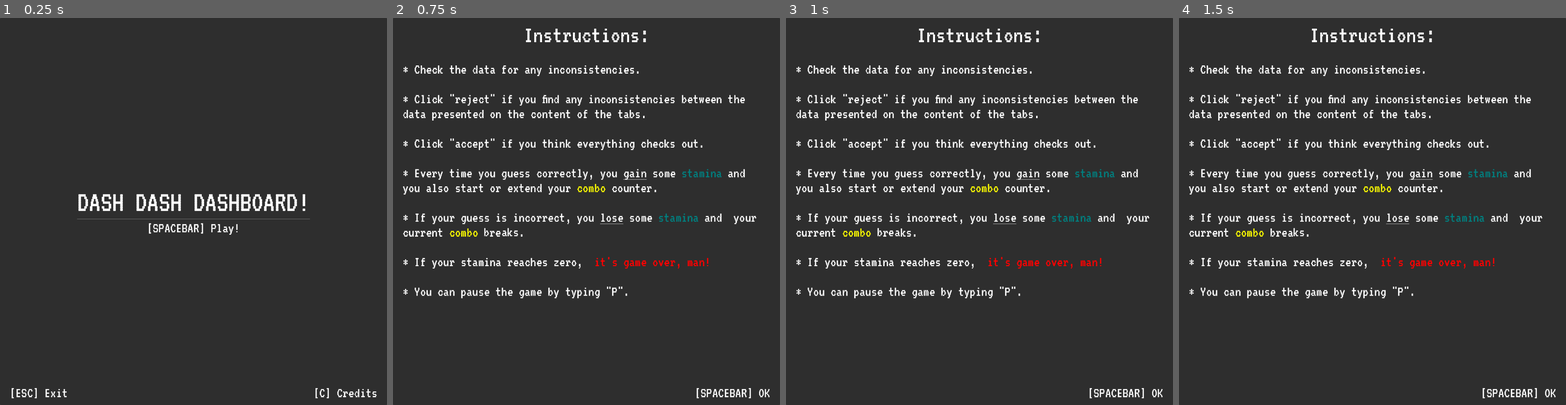
Above: before the commit, frames 1-4 (left to right).
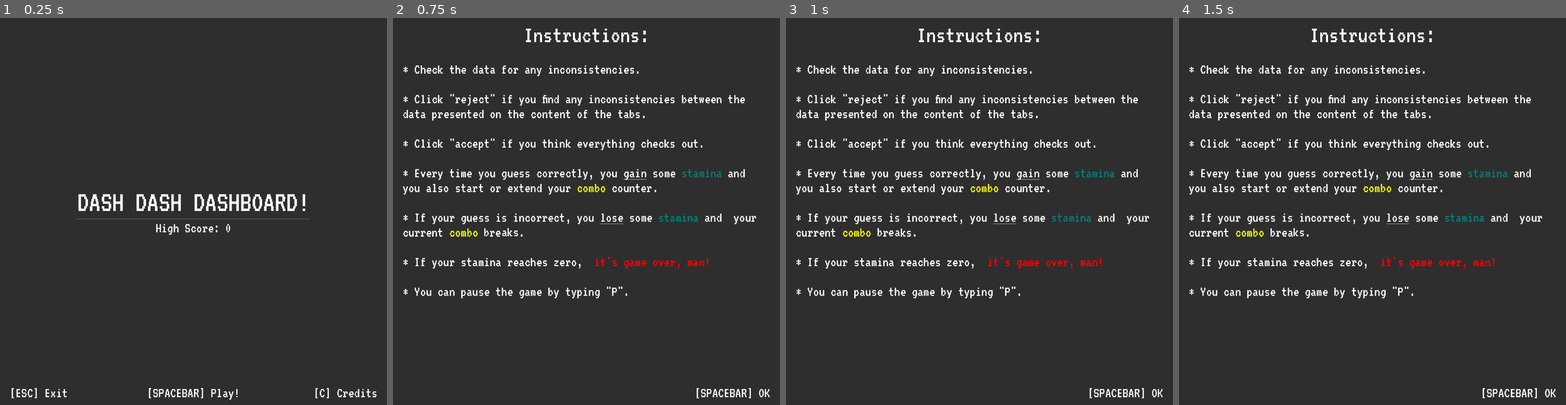
Above: after the commit, the same moments.

Repository: pyramid-seph/dash_dash_dashboard
Game: Godot game, scene res://scenes/Game.tscn
The game is run twice, just before and just after one commit, with the same random seed, the same clock (stepped at 60 frames per second) and the same inputs.
Inputs:
- Up to frame 1 (0.25 s): no input
- Up to frame 2 (0.75 s): tap Enter at 0.5 s; hold Space (accept) from 0.53 s (still down)
- Up to frame 3 (1 s): keep holding Space (accept)
- Up to frame 4 (1.5 s): release Space (accept) at 1.28 s; tap C (show_credits) at 1.35 s

The runs differ from the first frame. In frame 1, 0.5% of the frame differs, in the area x 38-62%, y 53-99%; in frame 2, nothing differs; in frame 3, nothing differs; in frame 4, nothing differs.

Commit message:
Save hi score on a local file

Diff:
--- /dev/null
+++ b/autoload/GameData.gd
@@ -0,0 +1,50 @@
+extends Node
+
+
+const SAVE_GAME_PATH: String = "user://game_data.json"
+const VERSION: int = 1
+
+
+var hi_score: int = 0
+
+
+func _init() -> void:
+	_load()
+
+
+func file_exists() -> bool:
+	return FileAccess.file_exists(SAVE_GAME_PATH)
+
+
+func ensure_file_exist() -> void:
+	if not file_exists(): save()
+
+
+func _load() -> void:
+	ensure_file_exist()
+
+	var file = FileAccess.open(SAVE_GAME_PATH, FileAccess.READ)
+	if not file:
+		var error = FileAccess.get_open_error()
+		print("Error while accesing save data: %s" % error)
+		return
+
+	var json_string := file.get_as_text()
+	var data = JSON.parse_string(json_string)
+	hi_score = data.hi_score
+
+
+func save() -> void:
+	var file = FileAccess.open(SAVE_GAME_PATH, FileAccess.WRITE)
+	if not file:
+		var error = FileAccess.get_open_error()
+		print("Error while accesing save data: %s" % error)
+		return
+
+	var data := {
+		"version": VERSION,
+		"hi_score": hi_score,
+	}
+
+	var json_string := JSON.stringify(data)
+	file.store_string(json_string)
--- a/project.godot
+++ b/project.godot
@@ -107,6 +107,7 @@
 
 Utils="*res://autoload/Utils.gd"
 SfxManager="*res://autoload/SfxManager.gd"
+GameData="*res://autoload/GameData.gd"
 
 [display]
 
--- a/scenes/Game.gd
+++ b/scenes/Game.gd
@@ -42,4 +42,5 @@
 
 
 func _ready():
+	hi_score = GameData.hi_score
 	state_machine.start(self)
--- a/scenes/GameOverState.gd
+++ b/scenes/GameOverState.gd
@@ -5,6 +5,8 @@
 	var bonus_points = int(game.max_combo * game.max_combo_multiplier * game.base_bonus_points)
 	var old_score = game.score
 	game.score += bonus_points
+	GameData.hi_score = game.hi_score
+	GameData.save()
 	game.gameplay_gui.show_results(game.max_combo, game.max_combo_multiplier, bonus_points, game.score, old_score, game.base_bonus_points)
 
 
--- a/scenes/GameplayGui.gd
+++ b/scenes/GameplayGui.gd
@@ -22,6 +22,7 @@
 @onready var start_delay_container := %StartDelayContainer
 @onready var challenge_tabs := %ChallengeTabs as TabContainer
 @onready var credits_container := $CreditsContainer
+@onready var hi_score_label := %HiScoreLabel as Label
 
 
 var request_challenge: RequestChallenge:
@@ -38,6 +39,10 @@
 			curp_query_tab.populate(value.person_data_source, value.curp_query_person)
 			user_data_tab.populate(value.person_data_source, value.original_person)
 			proof_of_life_tab.populate(value.person_data_source, value.proof_of_life_person)
+
+
+func update_title_hi_score(value: int) -> void:
+	hi_score_label.text = "High Score: %s" % value
 
 
 func start_initial_delay(time_sec: float) -> void:
--- a/scenes/GameplayGui.tscn
+++ b/scenes/GameplayGui.tscn
@@ -35,6 +35,7 @@
 
 [node name="TitleScreen" type="PanelContainer" parent="."]
 visible = false
+layout_mode = 1
 anchors_preset = 15
 anchor_right = 1.0
 anchor_bottom = 1.0
@@ -42,65 +43,55 @@
 grow_vertical = 2
 
 [node name="MarginContainer" type="MarginContainer" parent="TitleScreen"]
-offset_right = 1280.0
-offset_bottom = 1280.0
+layout_mode = 2
 theme_override_constants/margin_left = 32
 theme_override_constants/margin_top = 16
 theme_override_constants/margin_right = 32
 theme_override_constants/margin_bottom = 16
 
 [node name="CenterContainer" type="CenterContainer" parent="TitleScreen/MarginContainer"]
-offset_left = 32.0
-offset_top = 16.0
-offset_right = 1248.0
-offset_bottom = 1264.0
+layout_mode = 2
 
 [node name="VBoxContainer" type="VBoxContainer" parent="TitleScreen/MarginContainer/CenterContainer"]
-offset_left = 228.0
-offset_top = 542.0
-offset_right = 988.0
-offset_bottom = 706.0
+layout_mode = 2
 
 [node name="TitleLabel" type="Label" parent="TitleScreen/MarginContainer/CenterContainer/VBoxContainer"]
-offset_right = 760.0
-offset_bottom = 100.0
+layout_mode = 2
 theme_override_font_sizes/font_size = 96
 text = "DASH DASH DASHBOARD!"
 horizontal_alignment = 1
 
 [node name="HSeparator" type="HSeparator" parent="TitleScreen/MarginContainer/CenterContainer/VBoxContainer"]
-offset_top = 104.0
-offset_right = 760.0
-offset_bottom = 108.0
-
-[node name="PlayLabel" type="Label" parent="TitleScreen/MarginContainer/CenterContainer/VBoxContainer"]
-offset_top = 112.0
-offset_right = 760.0
-offset_bottom = 164.0
+layout_mode = 2
+
+[node name="HiScoreLabel" type="Label" parent="TitleScreen/MarginContainer/CenterContainer/VBoxContainer"]
+unique_name_in_owner = true
+layout_mode = 2
+text = "High Score: 0"
+horizontal_alignment = 1
+
+[node name="PlayLabel" type="Label" parent="TitleScreen/MarginContainer"]
+layout_mode = 2
+size_flags_vertical = 8
 text = "[SPACEBAR] Play!"
 horizontal_alignment = 1
 
 [node name="ExitLabel" type="Label" parent="TitleScreen/MarginContainer"]
-offset_left = 32.0
-offset_top = 1212.0
-offset_right = 222.0
-offset_bottom = 1264.0
+layout_mode = 2
 size_flags_horizontal = 0
 size_flags_vertical = 8
 text = "[ESC] Exit"
 script = ExtResource("3_0p3qk")
 
 [node name="CreditsRollLabel" type="Label" parent="TitleScreen/MarginContainer"]
-offset_left = 1039.0
-offset_top = 1212.0
-offset_right = 1248.0
-offset_bottom = 1264.0
+layout_mode = 2
 size_flags_horizontal = 8
 size_flags_vertical = 8
 text = "[C] Credits"
 
 [node name="GameContainer" type="PanelContainer" parent="."]
 visible = false
+layout_mode = 1
 anchors_preset = 15
 anchor_right = 1.0
 anchor_bottom = 1.0
@@ -108,12 +99,15 @@
 grow_vertical = 2
 
 [node name="VBoxContainer" type="VBoxContainer" parent="GameContainer"]
+layout_mode = 2
 
 [node name="HUD" type="HBoxContainer" parent="GameContainer/VBoxContainer"]
+layout_mode = 2
 size_flags_vertical = 0
 alignment = 1
 
 [node name="MarginContainer" type="MarginContainer" parent="GameContainer/VBoxContainer/HUD"]
+layout_mode = 2
 size_flags_horizontal = 3
 theme_override_constants/margin_left = 32
 theme_override_constants/margin_top = 16
@@ -122,15 +116,14 @@
 
 [node name="StaminaTimer" parent="GameContainer/VBoxContainer/HUD/MarginContainer" instance=ExtResource("2_0eg3r")]
 unique_name_in_owner = true
-offset_left = 32.0
-offset_top = 16.0
-offset_right = 102.0
-offset_bottom = 56.0
+layout_mode = 2
 size_flags_horizontal = 3
 
 [node name="VSeparator" type="VSeparator" parent="GameContainer/VBoxContainer/HUD"]
+layout_mode = 2
 
 [node name="MarginContainer2" type="MarginContainer" parent="GameContainer/VBoxContainer/HUD"]
+layout_mode = 2
 size_flags_horizontal = 3
 theme_override_constants/margin_left = 32
 theme_override_constants/margin_top = 16
@@ -139,15 +132,14 @@
 
 [node name="ScorePanel" parent="GameContainer/VBoxContainer/HUD/MarginContainer2" instance=ExtResource("3_6jtmv")]
 unique_name_in_owner = true
-offset_left = 32.0
-offset_top = 16.0
-offset_right = 214.0
-offset_bottom = 212.0
+layout_mode = 2
 size_flags_horizontal = 3
 
 [node name="VSeparator2" type="VSeparator" parent="GameContainer/VBoxContainer/HUD"]
+layout_mode = 2
 
 [node name="MarginContainer3" type="MarginContainer" parent="GameContainer/VBoxContainer/HUD"]
+layout_mode = 2
 size_flags_horizontal = 3
 theme_override_constants/margin_left = 32
 theme_override_constants/margin_top = 16
@@ -156,27 +148,26 @@
 
 [node name="RequestComboCounter" parent="GameContainer/VBoxContainer/HUD/MarginContainer3" instance=ExtResource("3_fqvos")]
 unique_name_in_owner = true
-anchors_preset = 0
-anchor_right = 0.0
-offset_left = 32.0
-offset_top = -20.0
-offset_right = 32.0
-offset_bottom = 52.0
+layout_mode = 2
 size_flags_horizontal = 3
 size_flags_vertical = 4
 
 [node name="HSeparator" type="HSeparator" parent="GameContainer/VBoxContainer"]
+layout_mode = 2
 
 [node name="Control" type="PanelContainer" parent="GameContainer/VBoxContainer"]
+layout_mode = 2
 size_flags_vertical = 3
 
 [node name="ChallengeContainer" type="VBoxContainer" parent="GameContainer/VBoxContainer/Control"]
 unique_name_in_owner = true
 visible = false
+layout_mode = 2
 size_flags_horizontal = 3
 
 [node name="ChallengeTabs" type="TabContainer" parent="GameContainer/VBoxContainer/Control/ChallengeContainer"]
 unique_name_in_owner = true
+layout_mode = 2
 size_flags_horizontal = 3
 size_flags_vertical = 3
 theme_override_font_sizes/font_size = 64
@@ -185,14 +176,12 @@
 
 [node name="UserDataTab" type="HBoxContainer" parent="GameContainer/VBoxContainer/Control/ChallengeContainer/ChallengeTabs"]
 unique_name_in_owner = true
-anchors_preset = 15
-anchor_right = 1.0
-anchor_bottom = 1.0
-offset_top = 73.0
+layout_mode = 2
 script = ExtResource("3_g15n0")
 title = "User provided data"
 
 [node name="MarginContainer" type="MarginContainer" parent="GameContainer/VBoxContainer/Control/ChallengeContainer/ChallengeTabs/UserDataTab"]
+layout_mode = 2
 size_flags_horizontal = 3
 theme_override_constants/margin_left = 32
 theme_override_constants/margin_top = 16
@@ -200,32 +189,34 @@
 theme_override_constants/margin_bottom = 16
 
 [node name="VBoxContainer" type="VBoxContainer" parent="GameContainer/VBoxContainer/Control/ChallengeContainer/ChallengeTabs/UserDataTab/MarginContainer"]
-offset_left = 32.0
-offset_top = 16.0
-offset_right = 396.0
-offset_bottom = 172.0
+layout_mode = 2
 
 [node name="FullName" type="Label" parent="GameContainer/VBoxContainer/Control/ChallengeContainer/ChallengeTabs/UserDataTab/MarginContainer/VBoxContainer"]
+layout_mode = 2
 size_flags_vertical = 6
 theme_override_font_sizes/font_size = 32
 text = "Name: My othercool full name"
 
 [node name="Age" type="Label" parent="GameContainer/VBoxContainer/Control/ChallengeContainer/ChallengeTabs/UserDataTab/MarginContainer/VBoxContainer"]
+layout_mode = 2
 size_flags_vertical = 6
 theme_override_font_sizes/font_size = 32
 text = "Age: My Cool Age"
 
 [node name="Address" type="Label" parent="GameContainer/VBoxContainer/Control/ChallengeContainer/ChallengeTabs/UserDataTab/MarginContainer/VBoxContainer"]
+layout_mode = 2
 size_flags_vertical = 6
 theme_override_font_sizes/font_size = 32
 text = "Address My Cool Address"
 
 [node name="Curp" type="Label" parent="GameContainer/VBoxContainer/Control/ChallengeContainer/ChallengeTabs/UserDataTab/MarginContainer/VBoxContainer"]
+layout_mode = 2
 size_flags_vertical = 6
 theme_override_font_sizes/font_size = 32
 text = "Address My Cool Address"
 
 [node name="MarginContainer2" type="MarginContainer" parent="GameContainer/VBoxContainer/Control/ChallengeContainer/ChallengeTabs/UserDataTab"]
+layout_mode = 2
 size_flags_horizontal = 3
 theme_override_constants/margin_left = 32
 theme_override_constants/margin_top = 16
@@ -233,33 +224,31 @@
 theme_override_constants/margin_bottom = 16
 
 [node name="PersonImage" parent="GameContainer/VBoxContainer/Control/ChallengeContainer/ChallengeTabs/UserDataTab/MarginContainer2" instance=ExtResource("3_vdsu5")]
-anchors_preset = 0
-anchor_right = 0.0
-anchor_bottom = 0.0
-offset_left = 32.0
-offset_top = 16.0
-offset_right = 512.0
-offset_bottom = 496.0
+layout_mode = 2
 size_flags_horizontal = 3
 size_flags_vertical = 1
 
 [node name="ProofOfLifeTab" type="VBoxContainer" parent="GameContainer/VBoxContainer/Control/ChallengeContainer/ChallengeTabs"]
 unique_name_in_owner = true
 visible = false
+layout_mode = 2
 script = ExtResource("4_1il7u")
 title = "Life proof data"
 
 [node name="PersonImage" parent="GameContainer/VBoxContainer/Control/ChallengeContainer/ChallengeTabs/ProofOfLifeTab" instance=ExtResource("3_vdsu5")]
+layout_mode = 2
 size_flags_horizontal = 1
 size_flags_vertical = 3
 
 [node name="CurpQueryTab" type="HBoxContainer" parent="GameContainer/VBoxContainer/Control/ChallengeContainer/ChallengeTabs"]
 unique_name_in_owner = true
 visible = false
+layout_mode = 2
 script = ExtResource("2_kph81")
 title = "XCrash data"
 
 [node name="MarginContainer" type="MarginContainer" parent="GameContainer/VBoxContainer/Control/ChallengeContainer/ChallengeTabs/CurpQueryTab"]
+layout_mode = 2
 size_flags_horizontal = 3
 theme_override_constants/margin_left = 32
 theme_override_constants/margin_top = 16
@@ -267,39 +256,43 @@
 theme_override_constants/margin_bottom = 16
 
 [node name="VBoxContainer" type="VBoxContainer" parent="GameContainer/VBoxContainer/Control/ChallengeContainer/ChallengeTabs/CurpQueryTab/MarginContainer"]
-offset_left = 32.0
-offset_top = 16.0
-offset_right = 396.0
-offset_bottom = 172.0
+layout_mode = 2
 
 [node name="FullName" type="Label" parent="GameContainer/VBoxContainer/Control/ChallengeContainer/ChallengeTabs/CurpQueryTab/MarginContainer/VBoxContainer"]
+layout_mode = 2
 size_flags_vertical = 6
 theme_override_font_sizes/font_size = 32
 text = "Name: My othercool full name"
 
 [node name="Age" type="Label" parent="GameContainer/VBoxContainer/Control/ChallengeContainer/ChallengeTabs/CurpQueryTab/MarginContainer/VBoxContainer"]
+layout_mode = 2
 size_flags_vertical = 6
 theme_override_font_sizes/font_size = 32
 text = "Age: My Cool Age"
 
 [node name="Address" type="Label" parent="GameContainer/VBoxContainer/Control/ChallengeContainer/ChallengeTabs/CurpQueryTab/MarginContainer/VBoxContainer"]
+layout_mode = 2
 size_flags_vertical = 6
 theme_override_font_sizes/font_size = 32
 text = "Address My Cool Address"
 
 [node name="Curp" type="Label" parent="GameContainer/VBoxContainer/Control/ChallengeContainer/ChallengeTabs/CurpQueryTab/MarginContainer/VBoxContainer"]
+layout_mode = 2
 size_flags_vertical = 6
 theme_override_font_sizes/font_size = 32
 text = "Address My Cool Address"
 
 [node name="CommitmentButtons" type="HBoxContainer" parent="GameContainer/VBoxContainer/Control/ChallengeContainer"]
+layout_mode = 2
 
 [node name="RejectButton" type="Button" parent="GameContainer/VBoxContainer/Control/ChallengeContainer/CommitmentButtons"]
+layout_mode = 2
 size_flags_horizontal = 3
 theme_override_font_sizes/font_size = 112
 text = "Reject"
 
 [node name="AcceptButton" type="Button" parent="GameContainer/VBoxContainer/Control/ChallengeContainer/CommitmentButtons"]
+layout_mode = 2
 size_flags_horizontal = 3
 theme_override_font_sizes/font_size = 112
 text = "Accept
@@ -308,16 +301,17 @@
 [node name="LoadingNextChallenge" type="CenterContainer" parent="GameContainer/VBoxContainer/Control"]
 unique_name_in_owner = true
 visible = false
+layout_mode = 2
 script = ExtResource("11_cex2j")
 correct_guess_sfx = ExtResource("12_vrfav")
 wrong_guess_sfx = ExtResource("13_wrg3o")
 
 [node name="VBoxContainer" type="VBoxContainer" parent="GameContainer/VBoxContainer/Control/LoadingNextChallenge"]
-offset_right = 171.0
-offset_bottom = 64.0
+layout_mode = 2
 
 [node name="ResultLabel" type="Label" parent="GameContainer/VBoxContainer/Control/LoadingNextChallenge/VBoxContainer"]
 unique_name_in_owner = true
+layout_mode = 2
 size_flags_horizontal = 4
 text = "Ready?..."
 horizontal_alignment = 1
@@ -325,6 +319,7 @@
 [node name="TimerBar" parent="GameContainer/VBoxContainer/Control/LoadingNextChallenge/VBoxContainer" instance=ExtResource("11_xp18w")]
 unique_name_in_owner = true
 custom_minimum_size = Vector2(100, 8)
+layout_mode = 2
 size_flags_horizontal = 4
 step = 0.0
 value = 100.0
@@ -338,13 +333,13 @@
 [node name="StartDelayContainer" type="CenterContainer" parent="GameContainer/VBoxContainer/Control"]
 unique_name_in_owner = true
 visible = false
+layout_mode = 2
 script = ExtResource("13_vkelh")
 tick_sfx = ExtResource("17_2qlkh")
 bang_sfx = ExtResource("18_xal8g")
 
 [node name="DelayLabel" type="Label" parent="GameContainer/VBoxContainer/Control/StartDelayContainer"]
-offset_right = 240.0
-offset_bottom = 603.0
+layout_mode = 2
 theme_override_font_sizes/font_size = 600
 text = "3"
 
@@ -354,6 +349,7 @@
 [node name="PausePanel" type="PanelContainer" parent="."]
 process_mode = 3
 visible = false
+layout_mode = 1
 anchors_preset = 15
 anchor_right = 1.0
 anchor_bottom = 1.0
@@ -362,6 +358,7 @@
 script = ExtResource("20_msmmv")
 
 [node name="MarginContainer" type="MarginContainer" parent="PausePanel"]
+layout_mode = 2
 theme_override_constants/margin_left = 32
 theme_override_constants/margin_top = 16
 theme_override_constants/margin_right = 32
@@ -369,10 +366,7 @@
 
 [node name="PauseLabel" type="Label" parent="PausePanel/MarginContainer"]
 unique_name_in_owner = true
-offset_left = 32.0
-offset_top = 16.0
-offset_right = 512.0
-offset_bottom = 259.0
+layout_mode = 2
 theme_override_colors/font_color = Color(0.666667, 0.666667, 0.666667, 1)
 theme_override_colors/font_shadow_color = Color(0, 0, 0, 1)
 theme_override_colors/font_outline_color = Color(0, 0, 0, 1)
@@ -383,19 +377,13 @@
 vertical_alignment = 1
 
 [node name="ExitLabel" type="Label" parent="PausePanel/MarginContainer"]
-offset_left = 32.0
-offset_top = 207.0
-offset_right = 374.0
-offset_bottom = 259.0
+layout_mode = 2
 size_flags_horizontal = 0
 size_flags_vertical = 8
 text = "[ESC] Title Screen"
 
 [node name="ContinueLabel" type="Label" parent="PausePanel/MarginContainer"]
-offset_left = 303.0
-offset_top = 207.0
-offset_right = 512.0
-offset_bottom = 259.0
+layout_mode = 2
 size_flags_horizontal = 8
 size_flags_vertical = 8
 text = "[P] Unpause"
@@ -405,6 +393,7 @@
 [node name="GameOverResults" type="PanelContainer" parent="."]
 process_mode = 3
 visible = false
+layout_mode = 1
 anchors_preset = 15
 anchor_right = 1.0
 anchor_bottom = 1.0
@@ -414,20 +403,19 @@
 stamina_depleted_sfx = ExtResource("19_0kxr8")
 
 [node name="MarginContainer" type="MarginContainer" parent="GameOverResults"]
+layout_mode = 2
 theme_override_constants/margin_left = 32
 theme_override_constants/margin_top = 16
 theme_override_constants/margin_right = 32
 theme_override_constants/margin_bottom = 16
 
 [node name="VBoxContainer" type="VBoxContainer" parent="GameOverResults/MarginContainer"]
-offset_left = 32.0
-offset_top = 16.0
-offset_right = 792.0
-offset_bottom = 340.0
+layout_mode = 2
 size_flags_horizontal = 4
 size_flags_vertical = 4
 
 [node name="GameOver" type="Label" parent="GameOverResults/MarginContainer/VBoxContainer"]
+layout_mode = 2
 theme_override_font_sizes/font_size = 96
 text = "IT'S GAME OVER, MAN!"
 horizontal_alignment = 1
@@ -435,40 +423,39 @@
 
 [node name="MaxCombo" type="Label" parent="GameOverResults/MarginContainer/VBoxContainer"]
 unique_name_in_owner = true
+layout_mode = 2
 text = "100"
 
 [node name="MaxMultiplier" type="Label" parent="GameOverResults/MarginContainer/VBoxContainer"]
 unique_name_in_owner = true
+layout_mode = 2
 text = "1.50"
 
 [node name="BonusPoints" type="Label" parent="GameOverResults/MarginContainer/VBoxContainer"]
 unique_name_in_owner = true
+layout_mode = 2
 text = "Bonus! 999"
 
 [node name="TotalScore" type="Label" parent="GameOverResults/MarginContainer/VBoxContainer"]
 unique_name_in_owner = true
+layout_mode = 2
 text = "99999"
 
 [node name="TryAgainLabel" type="Label" parent="GameOverResults/MarginContainer"]
-offset_left = 393.0
-offset_top = 288.0
-offset_right = 792.0
-offset_bottom = 340.0
+layout_mode = 2
 size_flags_horizontal = 8
 size_flags_vertical = 8
 text = "[SPACEBAR] Try again!"
 
 [node name="ToTitleScreenLabel" type="Label" parent="GameOverResults/MarginContainer"]
-offset_left = 32.0
-offset_top = 288.0
-offset_right = 374.0
-offset_bottom = 340.0
+layout_mode = 2
 size_flags_horizontal = 0
 size_flags_vertical = 8
 text = "[ESC] Title screen"
 
 [node name="QuotePanel" type="PanelContainer" parent="."]
 visible = false
+layout_mode = 1
 anchors_preset = 15
 anchor_right = 1.0
 anchor_bottom = 1.0
@@ -476,16 +463,14 @@
 grow_vertical = 2
 
 [node name="MarginContainer" type="MarginContainer" parent="QuotePanel"]
+layout_mode = 2
 theme_override_constants/margin_left = 32
 theme_override_constants/margin_top = 16
 theme_override_constants/margin_right = 32
 theme_override_constants/margin_bottom = 16
 
 [node name="Label" type="RichTextLabel" parent="QuotePanel/MarginContainer"]
-offset_left = 32.0
-offset_top = 16.0
-offset_right = 431.0
-offset_bottom = 294.0
+layout_mode = 2
 size_flags_vertical = 4
 bbcode_enabled = true
 text = "[p align=center][font size=48]\"Playing a game is the voluntary attempt to overcome unnecessary obstacles.\"[/font][/p]
@@ -493,16 +478,14 @@
 fit_content_height = true
 
 [node name="StartGameLabel" type="Label" parent="QuotePanel/MarginContainer"]
-offset_left = 32.0
-offset_top = 242.0
-offset_right = 431.0
-offset_bottom = 294.0
+layout_mode = 2
 size_flags_horizontal = 8
 size_flags_vertical = 8
 text = "[SPACEBAR] Start game"
 
 [node name="IntructionsPanel" type="PanelContainer" parent="."]
 visible = false
+layout_mode = 1
 anchors_preset = 15
 anchor_right = 1.0
 anchor_bottom = 1.0
@@ -510,16 +493,14 @@
 grow_vertical = 2
 
 [node name="MarginContainer" type="MarginContainer" parent="IntructionsPanel"]
+layout_mode = 2
 theme_override_constants/margin_left = 32
 theme_override_constants/margin_top = 16
 theme_override_constants/margin_right = 32
 theme_override_constants/margin_bottom = 16
 
 [node name="Label" type="RichTextLabel" parent="IntructionsPanel/MarginContainer"]
-offset_left = 32.0
-offset_top = 16.0
-offset_right = 279.0
-offset_bottom = 68.0
+layout_mode = 2
 bbcode_enabled = true
 text = "[p align=center][font size=80]Instructions:[/font][/p]
 [font size=48]
@@ -539,16 +520,14 @@
 [/font]"
 
 [node name="ExitLabel" type="Label" parent="IntructionsPanel/MarginContainer"]
-offset_left = 32.0
-offset_top = 16.0
-offset_right = 279.0
-offset_bottom = 68.0
+layout_mode = 2
 size_flags_horizontal = 8
 size_flags_vertical = 8
 text = "[SPACEBAR] OK"
 
 [node name="CreditsContainer" type="PanelContainer" parent="."]
 visible = false
+layout_mode = 1
 anchors_preset = 15
 anchor_right = 1.0
 anchor_bottom = 1.0
@@ -556,18 +535,14 @@
 grow_vertical = 2
 
 [node name="MarginContainer" type="MarginContainer" parent="CreditsContainer"]
-offset_right = 1280.0
-offset_bottom = 1280.0
+layout_mode = 2
 theme_override_constants/margin_left = 32
 theme_override_constants/margin_top = 16
 theme_override_constants/margin_right = 32
 theme_override_constants/margin_bottom = 16
 
 [node name="RichTextLabel" type="RichTextLabel" parent="CreditsContainer/MarginContainer"]
-offset_left = 32.0
-offset_top = 16.0
-offset_right = 1248.0
-offset_bottom = 1264.0
+layout_mode = 2
 bbcode_enabled = true
 text = "[p align=center][font size=64]— Credits —[/font][/p]
 
@@ -594,10 +569,7 @@
 shortcut_keys_enabled = false
 
 [node name="StartGameLabel" type="Label" parent="CreditsContainer/MarginContainer"]
-offset_left = 32.0
-offset_top = 1212.0
-offset_right = 374.0
-offset_bottom = 1264.0
+layout_mode = 2
 size_flags_horizontal = 0
 size_flags_vertical = 8
 text = "[ESC] Title Screen"
--- a/scenes/TitleScreenState.gd
+++ b/scenes/TitleScreenState.gd
@@ -2,6 +2,7 @@
 
 
 func _on_enter() -> void:
+	game.gameplay_gui.update_title_hi_score(GameData.hi_score)
 	game.gameplay_gui.change_title_screen_visibility(true)
 
 
